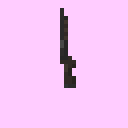
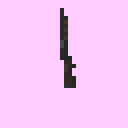
Comparing the layer stacks of the two 128px x 128px images. Changes:
painted on "bg" over [60, 56, 76, 64]
